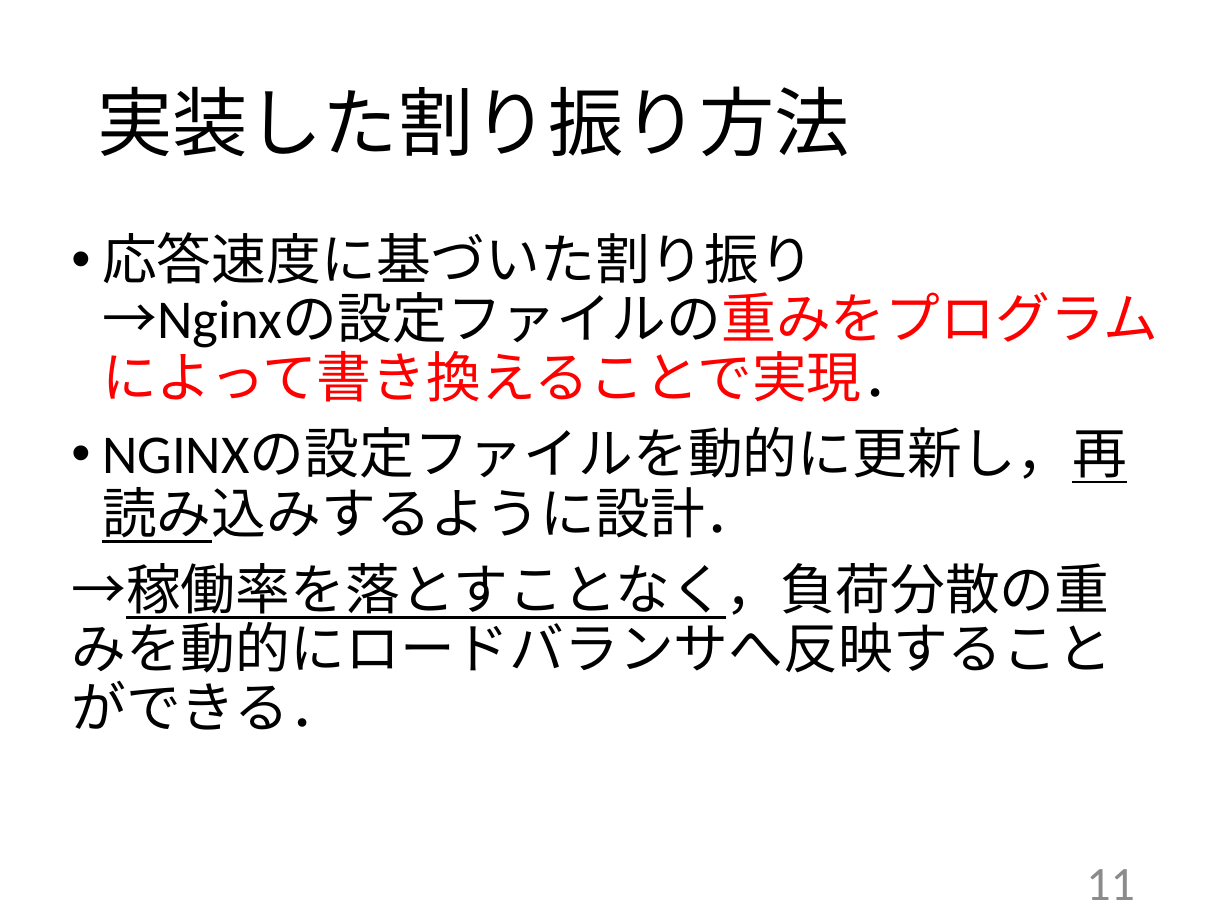
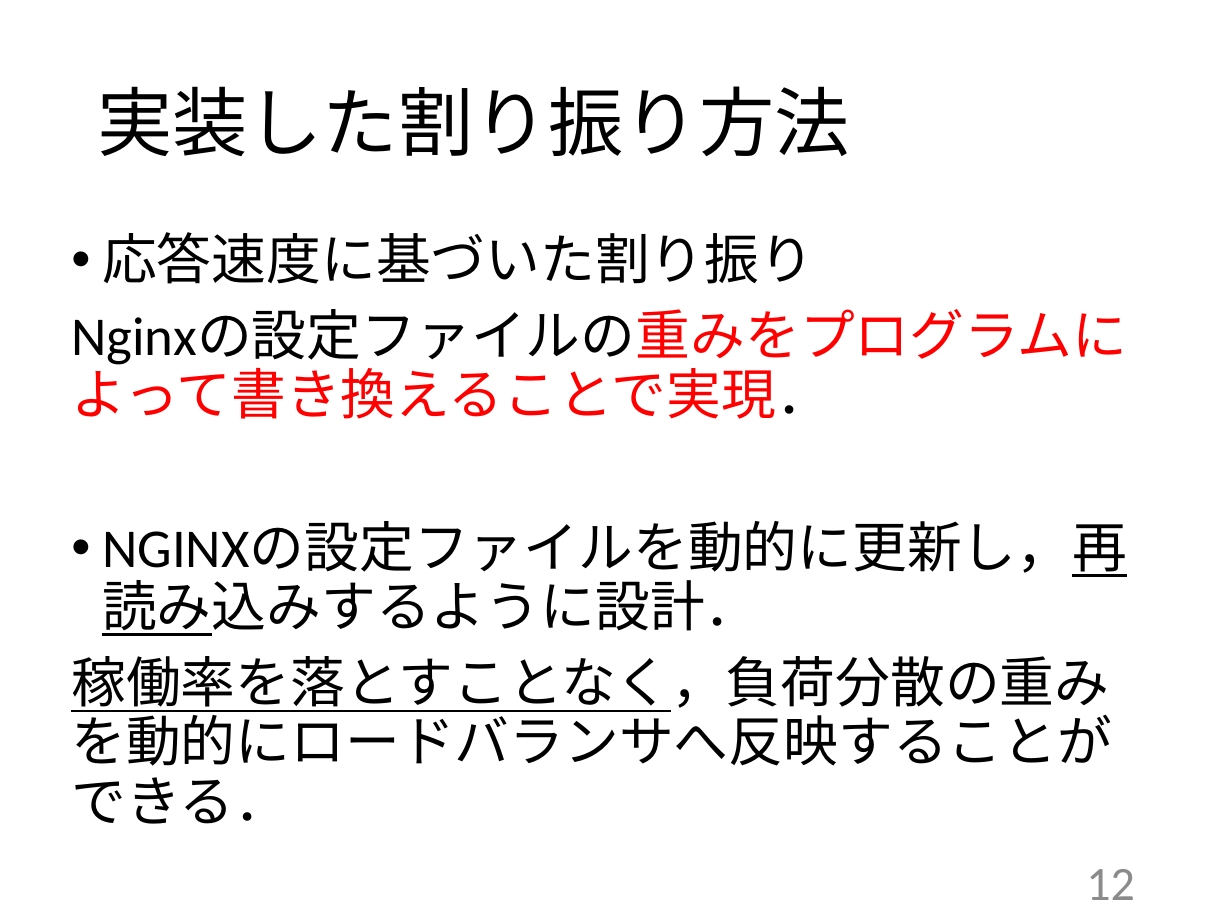
Before and after one commit to kait-takanolab/1821086_matsuo_thesis, a slide deck: slide 12 of 発表用/1821086_卒業研究発表会.pptx (slide 11 before the commit). Drawn at 1232x924 pixels with LibreOffice and Linux fonts; fonts in the diff are those of the drawing. Boxes give left, top, right and bottom in pixels: in the first picture for what was removed or moved away, otherwise in the second. Text is boxed around its words. In the diff, an @@ line names an element or a change of style, - is before the commit and + after.

```diff
--- a/発表用/1821086_卒業研究発表会.pptx
+++ b/発表用/1821086_卒業研究発表会.pptx
@@ text at [102,232,814,284]: text changed @@
-• 応答速度に基づいた割り振り
-  →Nginxの設定ファイルの重みをプログラムによって書き換えることで実現．
+• 応答速度に基づいた割り振り
+Nginxの設定ファイルの重みをプログラムによって書き換えることで実現．
@@ text at [71,656,1112,824]: text changed @@
-→稼働率を落とすことなく，負荷分散の重みを動的にロードバランサへ反映することができる．
+稼働率を落とすことなく，負荷分散の重みを動的にロードバランサへ反映することができる．
@@ page number at [1086,869,1134,900]: text changed @@
-11
+12
```
Also in this commit, not shown: 1 other slide changed, 1 slide added, 2 other files.
